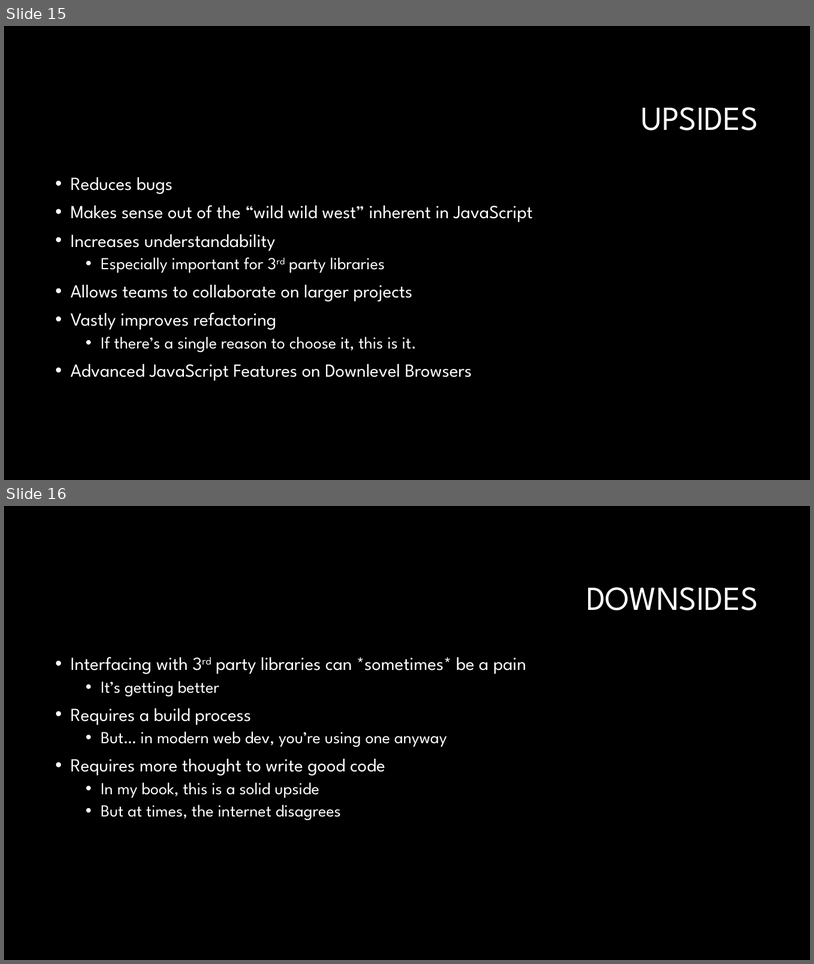
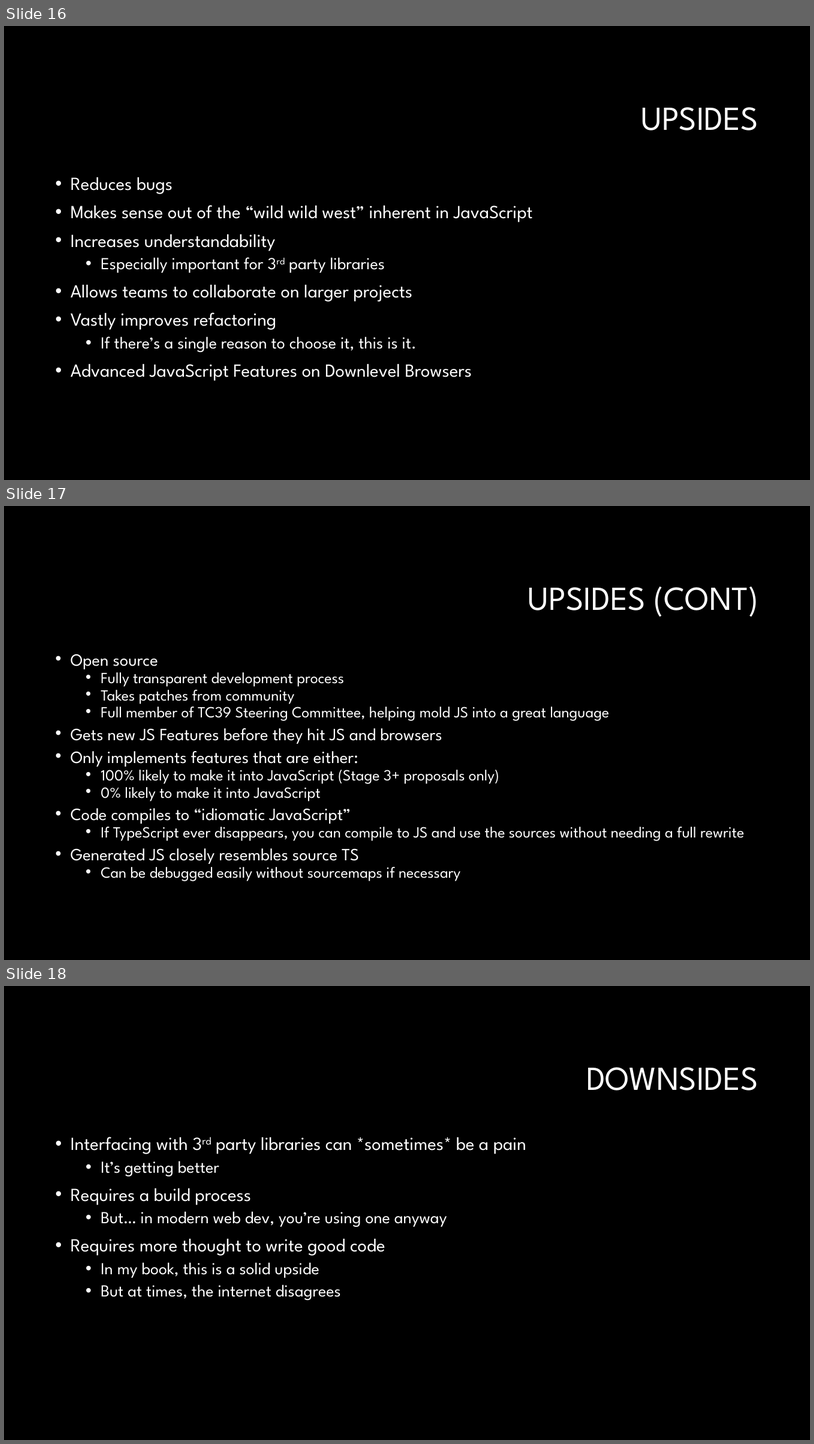
Before and after one commit to RonPenton/intro-to-typescript, a slide deck: Web development with Typescript.pptx. Shown one above the other, each under a label of ours: slides 15 and 16 before the commit, slides 16, 17 and 18 after it. The pictures are 814x964 and 814x1444 pixels, drawn with LibreOffice and Linux fonts; fonts in the diff are those of the drawing; background and template pictures are left out. Boxes give left, top, right and bottom in pixels: in the first picture for what was removed or moved away, otherwise in the second. Text is boxed around its words. In the diff, an @@ line names an element or a change of style, - is before the commit and + after.

Commit message:
Generics and Type Guards

```diff
--- a/Web development with Typescript.pptx
+++ b/Web development with Typescript.pptx
@@ slide 17 added at [4, 506, 810, 960], background #000000 @@
@@ title added at [528, 586, 759, 616], 40 pt, text #FFFFFF @@
+UPSIDES (CONT)
@@ text added at [71, 654, 744, 881], 18.5 pt, text #FFFFFF @@
+• Open source
+  • Fully transparent development process
+  • Takes patches from community
+  • Full member of TC39 Steering Committee, helping mold JS into a great language
+• Gets new JS Features before they hit JS and browsers
+• Only implements features that are either:
+  • 100% likely to make it into JavaScript (Stage 3+ proposals only)
+  • 0% likely to make it into JavaScript
+• Code compiles to “idiomatic JavaScript”
+  • If TypeScript ever disappears, you can compile to JS and use the sources without needing a full rewrite
+• Generated JS closely resembles source TS
+  • Can be debugged easily without sourcemaps if necessary
@@ what was slide 15 is now slide 16 @@
@@ what was slide 16 is now slide 18 @@
```
Also in this commit, not shown: 4 other slides added, 14 other files.
